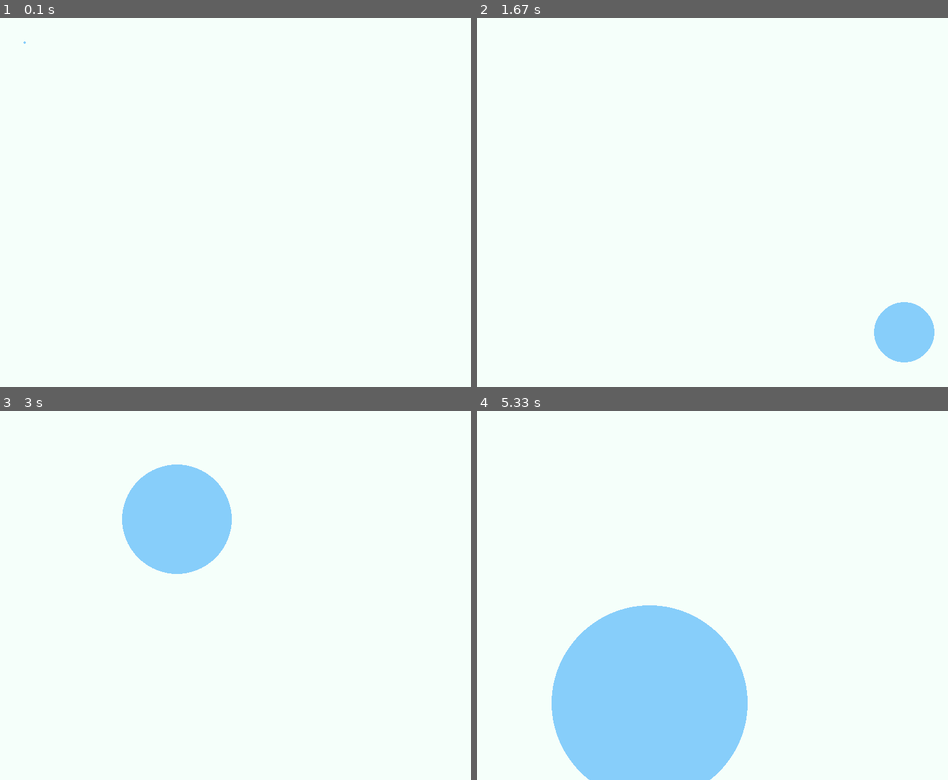
Above: before the commit, frames 1-4 (two rows, left to right).
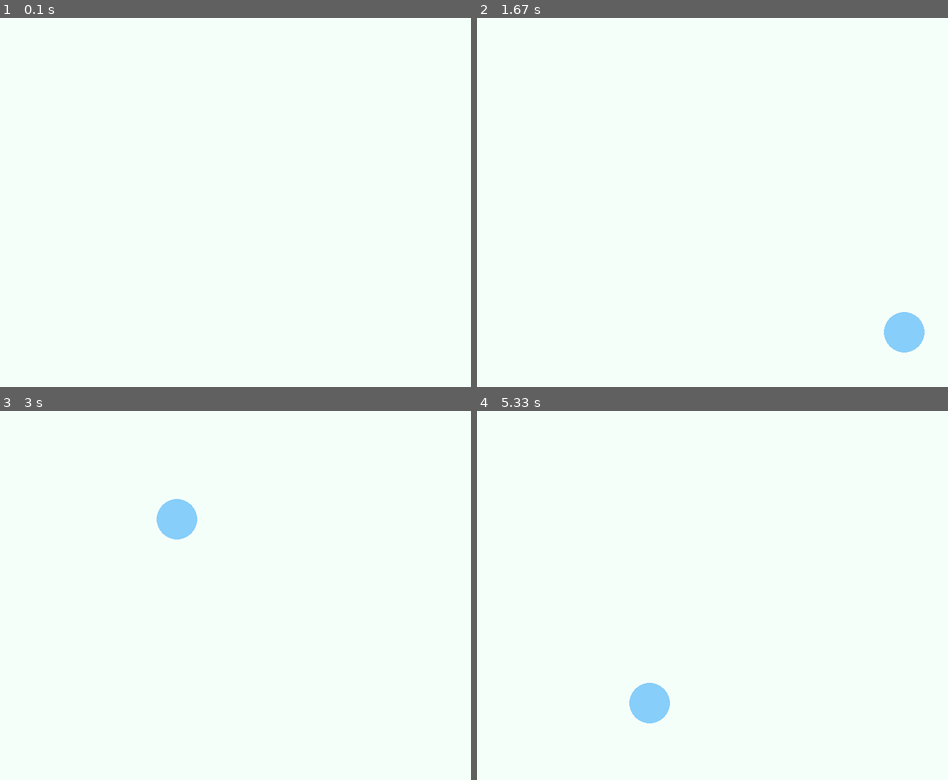
Above: after the commit, the same moments.

Repository: Lavender7faded/Lessons_PyGame
Game: pygame game, started from PyGame_Lesson_3/big_circle.py
Two runs of this game, one before a commit and one after it. Both use one fixed random seed, a clock stepped at 60 frames per second and the inputs below.
Inputs (mouse positions are in pixels of both pictures, inside the frame that each line leads up to):
- Up to frame 1 (0.1 s): no input
- Up to frame 2 (1.67 s): click (721, 202) at 0.38 s; click (726, 224) at 0.72 s; click (571, 147) at 1.05 s; click (905, 331) at 1.38 s
- Up to frame 3 (3 s): click (259, 470) at 1.72 s; click (226, 691) at 2.05 s; click (230, 532) at 2.38 s; click (178, 518) at 2.72 s
- Up to frame 4 (5.33 s): click (853, 562) at 3.05 s; click (877, 588) at 3.38 s; click (825, 529) at 3.72 s; click (580, 525) at 4.05 s; click (745, 580) at 4.38 s; click (580, 573) at 4.72 s; click (651, 702) at 5.05 s

The runs differ from the first frame. In frame 1, less than 0.1% of the frame differs, in the area x 4-6%, y 6-7%; in frame 2, 0.9%; in frame 3, 4.7%; in frame 4, 16%, in the area x 15-58%, y 52-100%.

Commit message:
Доробила заадчу по збільшеню круга

Diff:
--- a/PyGame_Lesson_3/big_circle.py
+++ b/PyGame_Lesson_3/big_circle.py
@@ -1,14 +1,13 @@
-# Напишите программу, в которой по щелчку левой кнопкой мышки в месте
-# щелчка появляется красный круг, постоянно растущий и увеличивающийся в
-# диаметре.
+# # Напишите программу, в которой по щелчку левой кнопкой мышки в месте
+# # щелчка появляется красный круг, постоянно растущий и увеличивающийся в
+# # диаметре.
 
 import pygame
 
 size = width, height = 800, 600
 screen = pygame.display.set_mode(size)
 clock = pygame.time.Clock()
-fps = 30
-
+fps = 120
 MintCream_COLOR = (245, 255, 250)
 LightSkyBlue_COLOR = (135, 206, 250)
 
@@ -20,6 +19,7 @@
 
 running = True
 pygame.display.update()
+click = False
 
 while running:
     screen.fill(MintCream_COLOR)
@@ -27,10 +27,13 @@
         if event.type == pygame.QUIT:
             running = False
         elif event.type == pygame.MOUSEBUTTONDOWN and event.button == 1:
-            x, y = event.pos[0], event.pos[1]
+            r=0
+            click = True
+            x, y = event.pos
 
-    draw(r)
-    r = r + 1
+    if click == True:
+        draw(r)
+        r = r + 1
 
     pygame.display.flip()
     clock.tick(fps)
